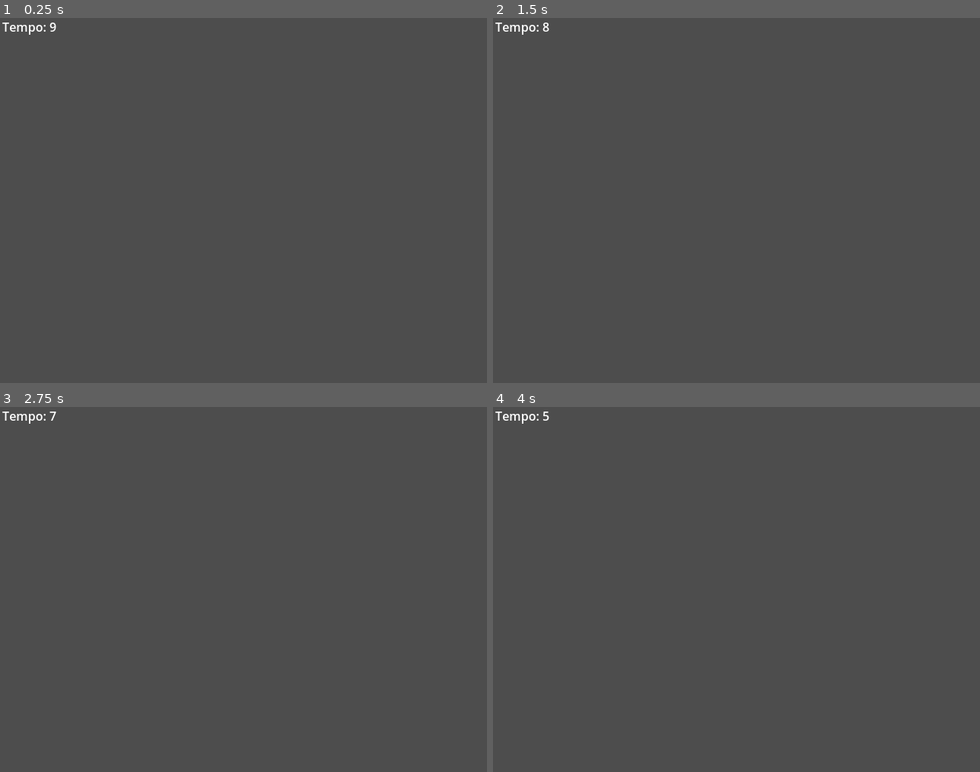
Above: before the commit, frames 1-4 (two rows, left to right).
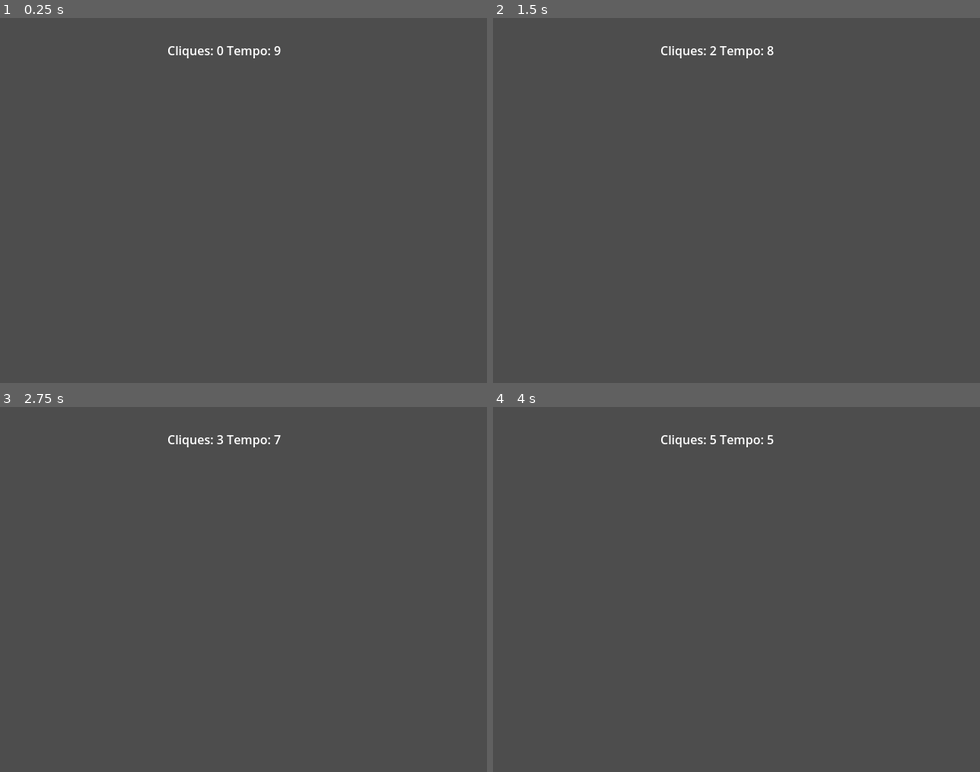
Above: after the commit, the same moments.

Repository: Thaymoz/Godot-iniciando
Game: Godot game, scene res://main.tscn
Same seed, same stepped clock (60 frames per second), same inputs: the game is played once before the commit and once after it.
Inputs:
- Up to frame 1 (0.25 s): no input
- Up to frame 2 (1.5 s): tap Enter at 0.5 s; hold Space (space) 0.53-1.28 s; tap Space (space) at 1.35 s
- Up to frame 3 (2.75 s): hold Space (space) from 2.03 s (still down)
- Up to frame 4 (4 s): tap Enter at 2.75 s; release Space (space) at 2.78 s; tap Space (space) at 2.85, 3.5 s; hold Space (space) from 3.53 s (still down)

The runs differ from the first frame. In frame 1, 0.4% of the frame differs, in the area x 0-58%, y 1-12%; in frame 2, 0.4%; in frame 3, 0.4%; in frame 4, 0.4%.

Commit message:
Base completa
Aqui tem os arquivos organizados, junto com as todas as imagens (Não estão corretas [problema em tamanho e separação]) e a programação q funciona, porem falta o play, pause e linkar as animações

Diff:
--- a/icon.svg
+++ /dev/null
@@ -1 +0,0 @@
-<svg xmlns="http://www.w3.org/2000/svg" width="128" height="128"><rect width="124" height="124" x="2" y="2" fill="#363d52" stroke="#212532" stroke-width="4" rx="14"/><g fill="#fff" transform="translate(12.322 12.322)scale(.101)"><path d="M105 673v33q407 354 814 0v-33z"/><path fill="#478cbf" d="m105 673 152 14q12 1 15 14l4 67 132 10 8-61q2-11 15-15h162q13 4 15 15l8 61 132-10 4-67q3-13 15-14l152-14V427q30-39 56-81-35-59-83-108-43 20-82 47-40-37-88-64 7-51 8-102-59-28-123-42-26 43-46 89-49-7-98 0-20-46-46-89-64 14-123 42 1 51 8 102-48 27-88 64-39-27-82-47-48 49-83 108 26 42 56 81zm0 33v39c0 276 813 276 814 0v-39l-134 12-5 69q-2 10-14 13l-162 11q-12 0-16-11l-10-65H446l-10 65q-4 11-16 11l-162-11q-12-3-14-13l-5-69z"/><path d="M483 600c0 34 58 34 58 0v-86c0-34-58-34-58 0z"/><circle cx="725" cy="526" r="90"/><circle cx="299" cy="526" r="90"/></g><g fill="#414042" transform="translate(12.322 12.322)scale(.101)"><circle cx="307" cy="532" r="60"/><circle cx="717" cy="532" r="60"/></g></svg>
--- a/main.tscn
+++ b/main.tscn
@@ -9,9 +9,10 @@
 anchors_preset = 5
 anchor_left = 0.5
 anchor_right = 0.5
-offset_left = -20.0
-offset_right = 20.0
-offset_bottom = 23.0
+offset_left = 275.0
+offset_top = 31.0
+offset_right = 315.0
+offset_bottom = 54.0
 grow_horizontal = 2
 horizontal_alignment = 1
 vertical_alignment = 1
--- a/persons/bombeira.tscn
+++ /dev/null
@@ -1,10 +0,0 @@
-[gd_scene load_steps=3 format=3 uid="uid://ddtgk0fqm0sp3"]
-
-[ext_resource type="Texture2D" uid="uid://p4wodlob75jm" path="res://icon.svg" id="1_67e31"]
-[ext_resource type="Script" path="res://scrpits/bombeira.gd" id="1_fq4ce"]
-
-[node name="bombeira" type="Node2D"]
-script = ExtResource("1_fq4ce")
-
-[node name="Sprite2D" type="Sprite2D" parent="."]
-texture = ExtResource("1_67e31")
--- a/project.godot
+++ b/project.godot
@@ -30,4 +30,5 @@
 
 [rendering]
 
+textures/canvas_textures/default_texture_filter=0
 renderer/rendering_method="mobile"
Binary file added: Personagens/Bombeira A C.png
Not shown, added: Personagens/Bombeira A C.png.import
Binary file added: Personagens/Bombeira N C.png
Not shown, added: Personagens/Bombeira N C.png.import
Binary file added: Personagens/Sem título5 2.png
Not shown, changed: Personagens/Sem título5 2.png.import
